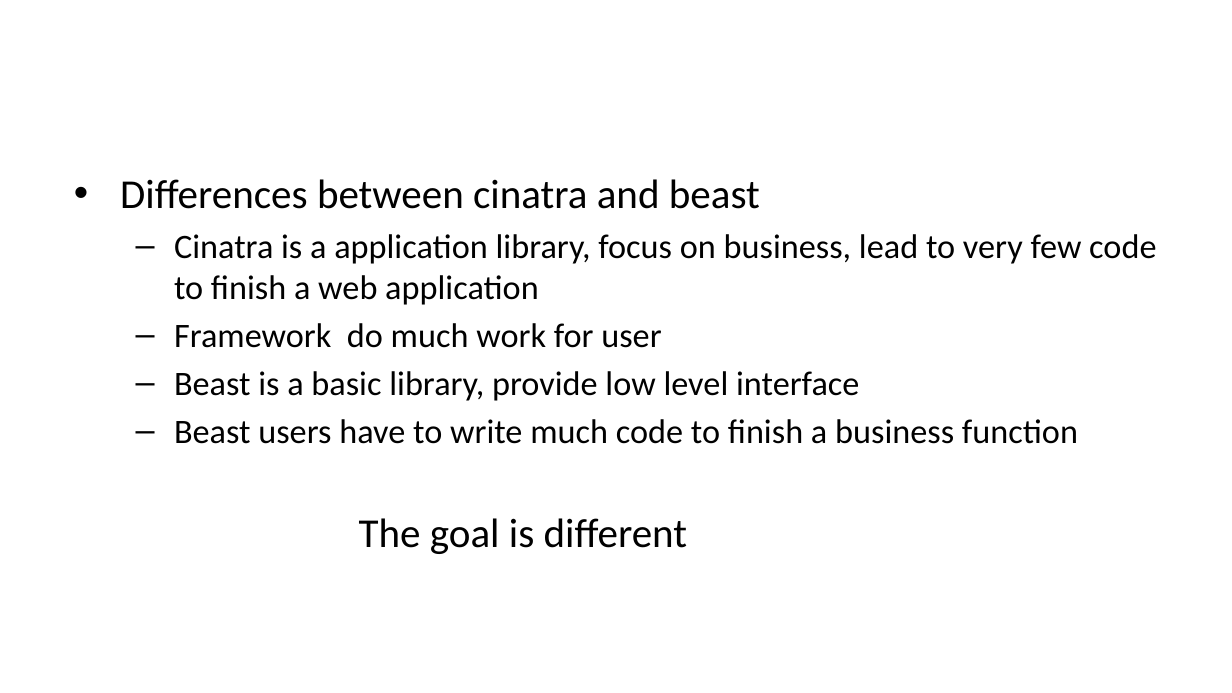
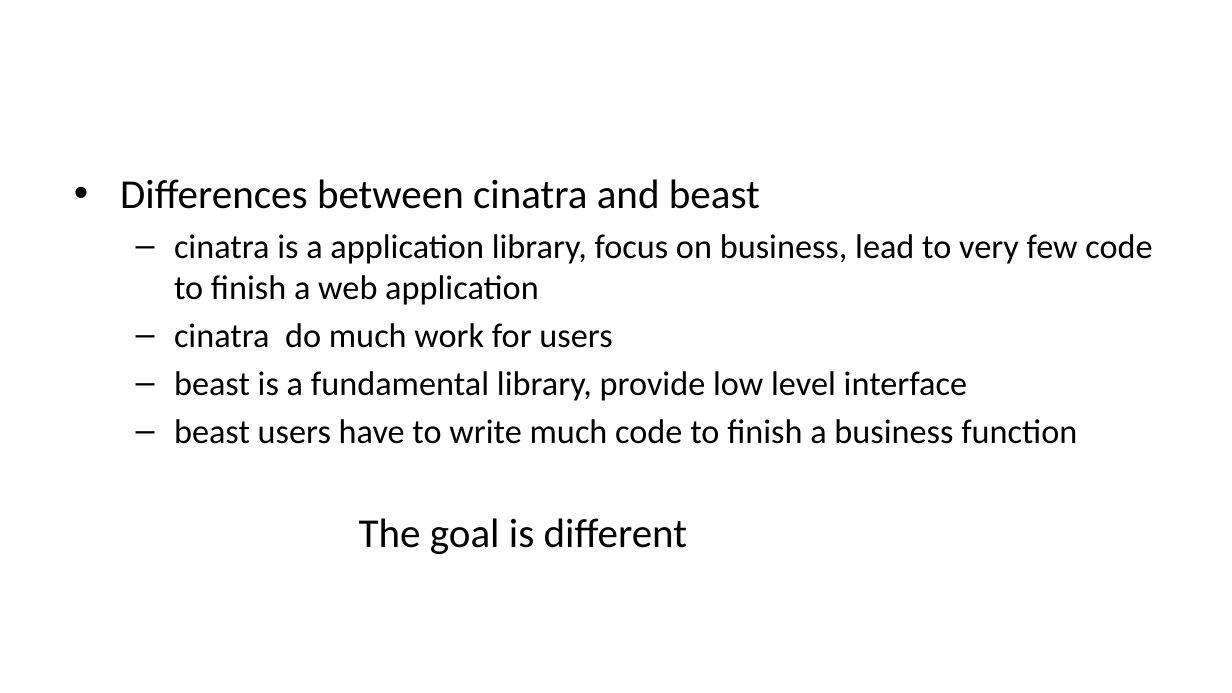
Before and after one commit to qicosmos/cppcon2018, a slide deck: slide 24 of cppcon2018.pptx. Drawn at 1232x693 pixels with LibreOffice and Linux fonts; fonts in the diff are those of the drawing. Boxes give left, top, right and bottom in pixels: in the first picture for what was removed or moved away, otherwise in the second. Text is boxed around its words. In the diff, an @@ line names an element or a change of style, - is before the commit and + after.

Commit message:
update

```diff
--- a/cppcon2018.pptx
+++ b/cppcon2018.pptx
@@ text at [174,234,1152,444]: text changed @@
-  – Cinatra is a application library, focus on business, lead to very few code to finish a web application
-  – Framework do much work for user
-  – Beast is a basic library, provide low level interface
-  – Beast users have to write much code to finish a business function
+  – cinatra is a application library, focus on business, lead to very few code to finish a web application
+  – cinatra do much work for users
+  – beast is a fundamental library, provide low level interface
+  – beast users have to write much code to finish a business function
```
Also in this commit, not shown: 8 other slides changed, 1 slide added, 1 slide removed.
